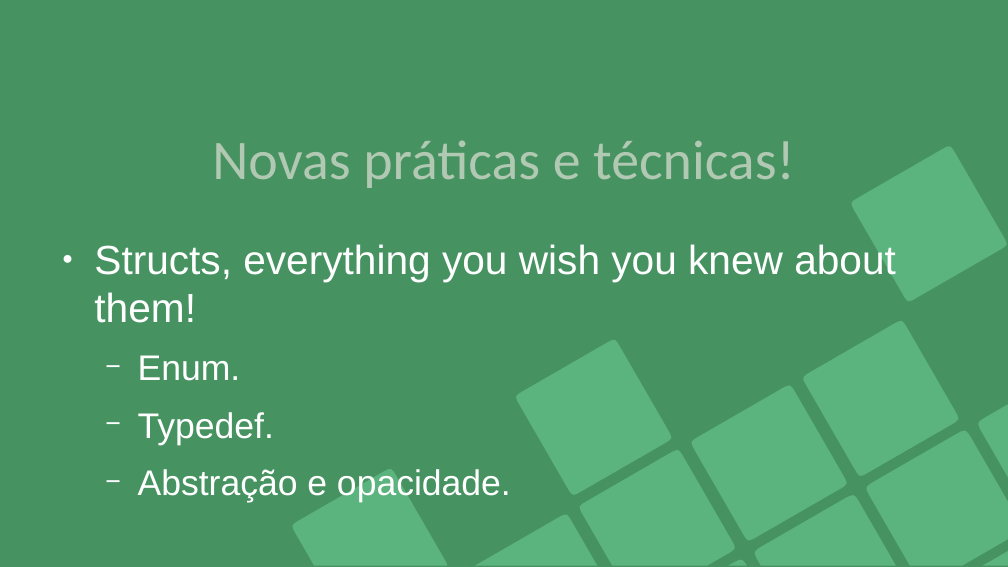
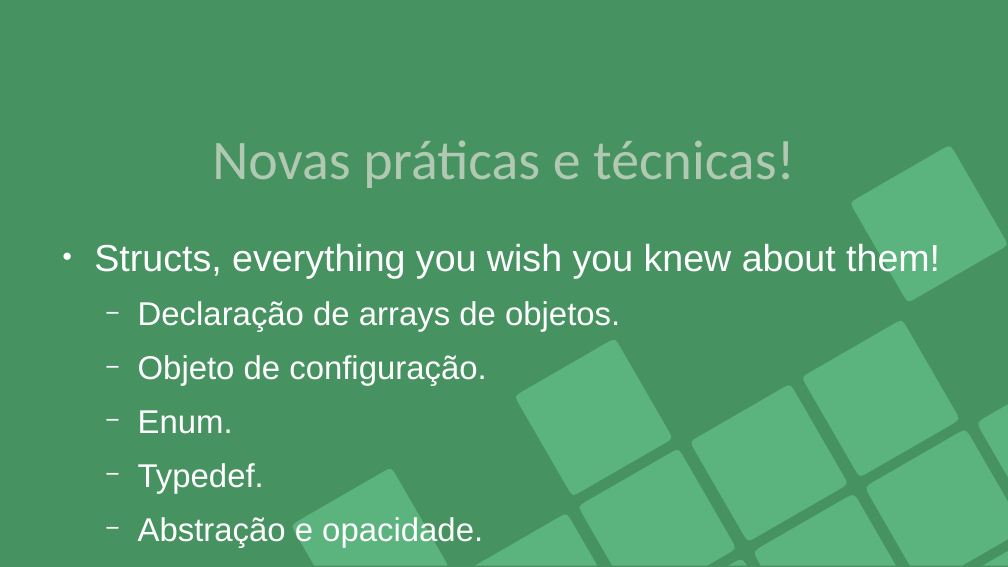
Before and after one commit to Joao-Peterson/Workshop_C, a slide deck: slide 20 of material_visual/Workshop_C_intermediario.odp (slide 16 before the commit). Drawn at 1008x567 pixels with LibreOffice and Linux fonts; fonts in the diff are those of the drawing. Boxes give left, top, right and bottom in pixels: in the first picture for what was removed or moved away, otherwise in the second. Text is boxed around its words. In the diff, an @@ line names an element or a change of style, - is before the commit and + after.

```diff
--- a/material_visual/Workshop_C_intermediario.odp
+++ b/material_visual/Workshop_C_intermediario.odp
@@ text at bbox=[94, 244, 940, 548]: size 32 to 29.6 pt in "Structs, everything you wish you knew about ..."; size 28 to 25.9 pt in "Enum.", "Typedef.", "Abstração e opacidade." @@
@@ text at bbox=[138, 301, 620, 386]: paragraphs added @@
+  − Declaração de arrays de objetos.
+  − Objeto de configuração.
```
Also in this commit, not shown: 3 other slides changed, 4 slides added, 2 other files.
